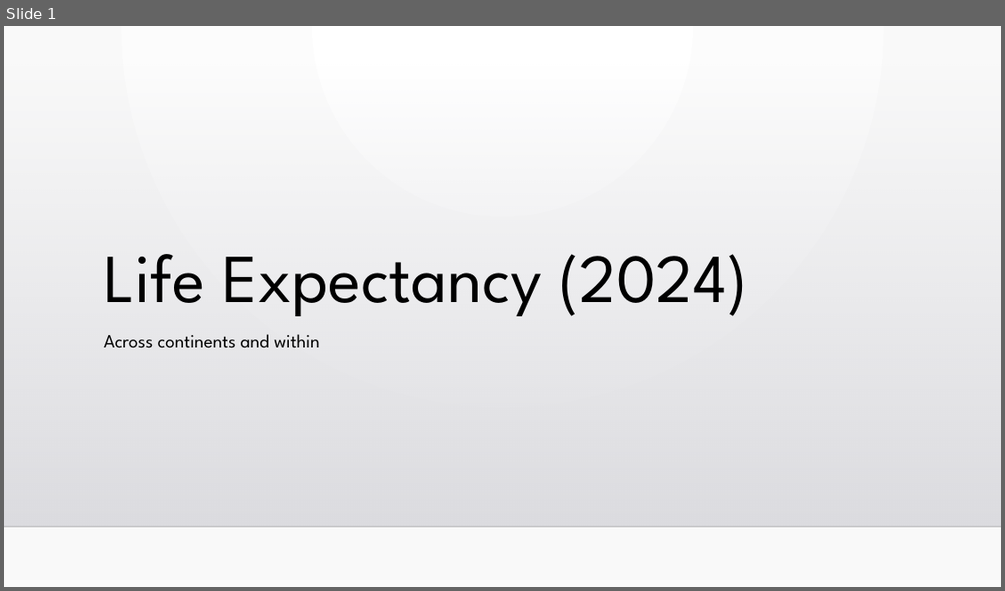
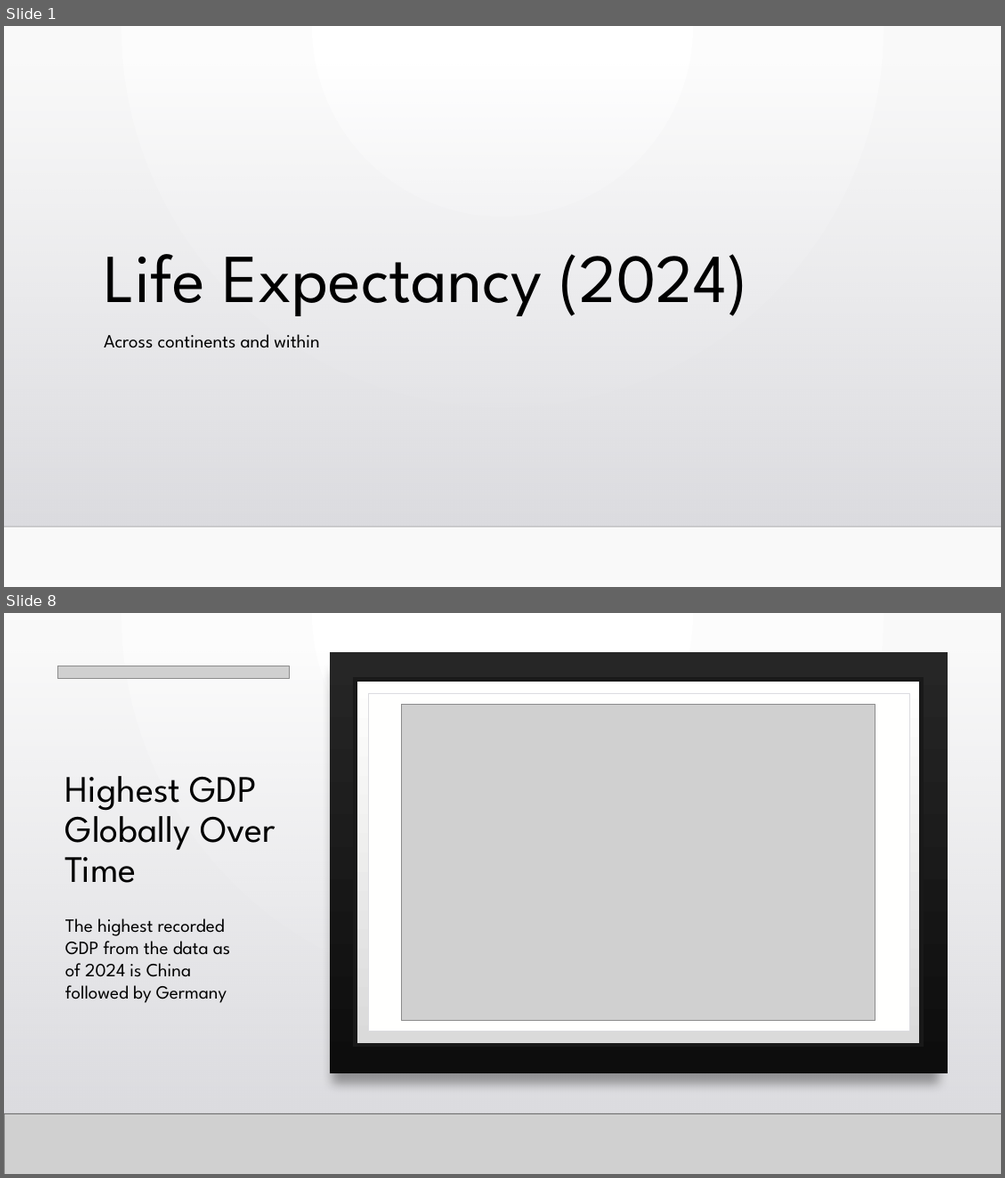
Before and after one commit to davidag2696/life_expectancy, a slide deck: Life Expectancy (2024).pptx. Shown one above the other, each under a label of ours: slide 1 before the commit, slides 1 and 8 after it; the slides between them are not shown. The pictures are 1005x591 and 1005x1178 pixels, drawn with LibreOffice and Linux fonts; fonts in the diff are those of the drawing; grey boxes stand for pictures; background and template pictures are left out. Boxes give left, top, right and bottom in pixels: in the first picture for what was removed or moved away, otherwise in the second. Text is boxed around its words. In the diff, an @@ line names an element or a change of style, - is before the commit and + after.

```diff
--- a/Life Expectancy (2024).pptx
+++ b/Life Expectancy (2024).pptx
@@ slide 8 added at (4, 613, 1001, 1174), background gradient #FFFFFF to #FAFAFA; not listed: 2 template elements that a slide beside it also shows @@
@@ rectangle added at (4, 613, 1001, 1174), fill gradient #FFFFFF to #FAFAFA @@
@@ rectangle added at (4, 651, 1001, 1113), fill gradient #DCDCE0 to #DEDEE2 @@
@@ rectangle added at (4, 651, 1001, 1113), fill gradient #DCDCE0 to #DEDEE2 @@
@@ picture added at (57, 666, 290, 678) @@
@@ picture added at (96, 666, 882, 678) @@
@@ rectangle added at (329, 653, 947, 1074), fill gradient #262626 to #0D0D0D @@
@@ rectangle added at (355, 680, 922, 1045), fill gradient #DADADA to #FFFFFE, outline #191919 4 pt @@
@@ rectangle added at (368, 693, 909, 1031), fill #FFFFFE, outline #DCDCE0 0.5 pt @@
@@ picture added at (402, 705, 875, 1021) @@
@@ title added at (65, 776, 275, 883), 36 pt, text #000000 @@
+Highest GDP Globally Over Time
@@ text added at (65, 918, 230, 1003), 18 pt, text #000000 @@
+The highest recorded GDP from the data as of 2024 is China followed by Germany
@@ line added from (4, 1113) to (1001, 1113), #000001 1 pt @@
@@ picture added at (4, 1113, 1001, 1174) @@
@@ line added from (4, 1113) to (1001, 1113), #000001 1 pt @@
```
Also in this commit, not shown: 2 slides changed, 12 other slides added, 2 slides removed, 16 other files.
